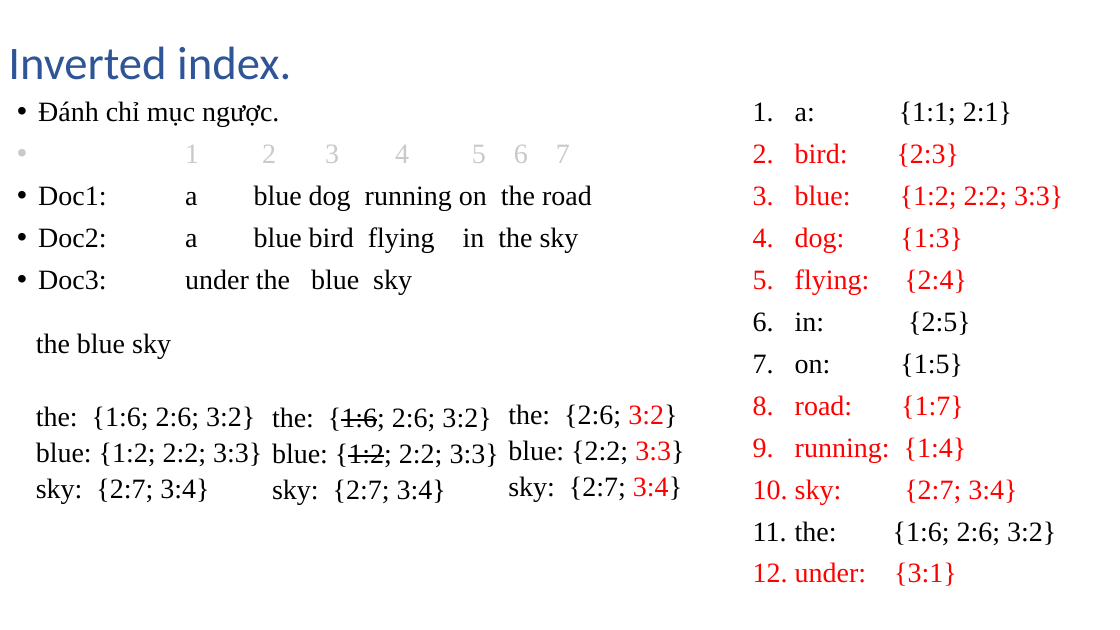
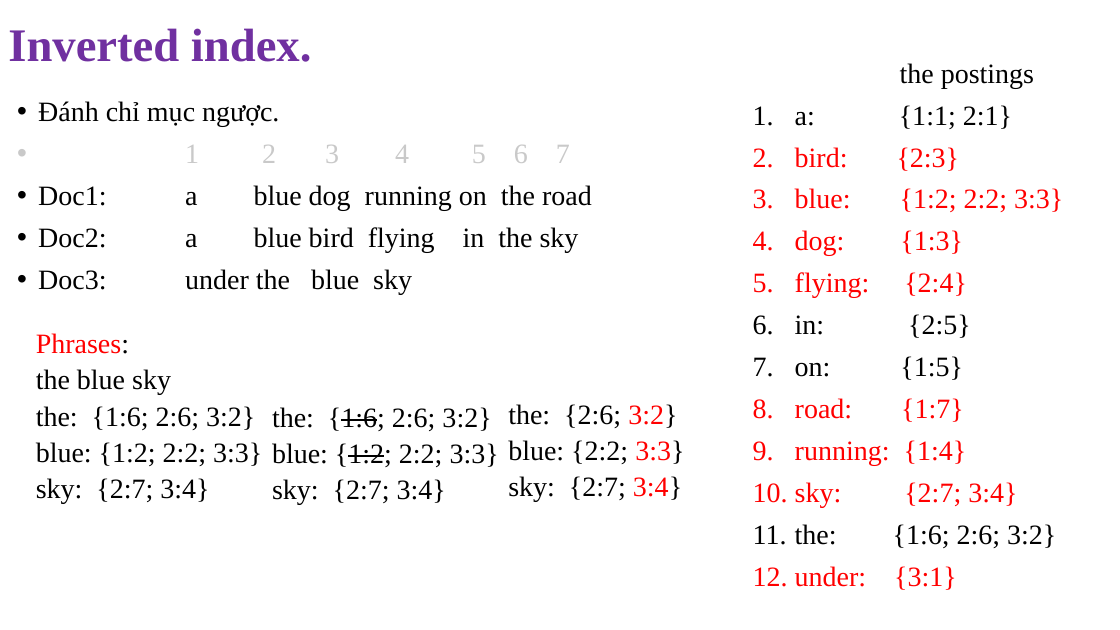
Before and after one commit to NghiLamPhuc/NLP., a slide deck: slide 4 of IR/Presentation1.pptx. Drawn at 1120x630 pixels with LibreOffice and Linux fonts; fonts in the diff are those of the drawing. Boxes give left, top, right and bottom in pixels: in the first picture for what was removed or moved away, otherwise in the second. Text is boxed around its words. In the diff, an @@ line names an element or a change of style, - is before the commit and + after.

```diff
--- a/IR/Presentation1.pptx
+++ b/IR/Presentation1.pptx
@@ title "Inverted index." at box(8, 28, 311, 62): font Calibri to Times New Roman, text colour #2F5597 to #7030A0, bold on @@
@@ text "the postings": place and size @@
-text "the postings" at box(753, 101, 1063, 586)
+text "the postings" at box(753, 63, 1063, 590)
@@ text at box(900, 63, 1034, 88): paragraph added @@
+the postings
@@ text at box(36, 333, 129, 354): paragraph added @@
+                Phrases:
```
Also in this commit, not shown: 2 other slides changed, 4 slides added, 2 slides removed, 4 other files.
